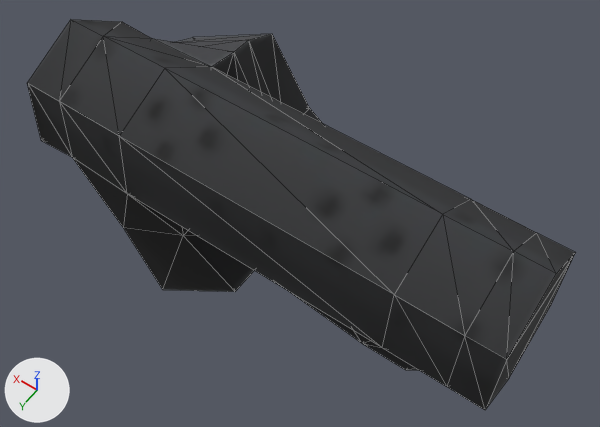
One commit to the COLLADA model zoo/vigir_atlas_common/atlas_description/meshes_v3/r_lglut.dae: the scene before it, then after it.
Camera for both pictures: a 50 mm camera at (-0.0868, 0.1096, 0.1664) aimed at (0.0032, -0.0165, -0.0318). The lights are fixed; the arrows at lower left show +X, +Y and +Z. Mesh edges are drawn as thin lines. Where no turn or scale is listed for an object, it has been applied to the vertices.

Objects in the first picture: 'drc_r_lglut'.
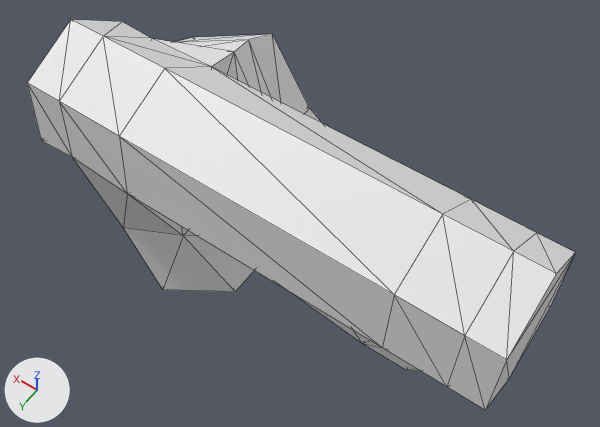
The newer file is also turned or shifted as a whole; pictures and numbers use the older file's frame.

Boxes (x1, y1, x2, y2) around the edits, measured in the pictures (600 x 427 px):
part 1 of me_drc_r_lglutmesh, recoloured (black to white)
    both: (27, 19, 576, 410)

The change in detail:
me_drc_r_lglutmesh has 82 vertices, 164 faces and spans x -0.0466..0.0974, y -0.1454..-0.0706, z -0.0726..0.0338.
me_drc_r_lglutmesh is used by ob_drc_r_lglut; location (-0.0271, 0.0898, -0.0136).
me_drc_r_lglutmesh part 1: 164 faces spanning x -0.0466..0.0974, y -0.1454..-0.0706, z -0.0726..0.0338 switch from mat_drc_extremities_diffuse (picture img_drc_extremities_diffuse_jpg) to no material.
